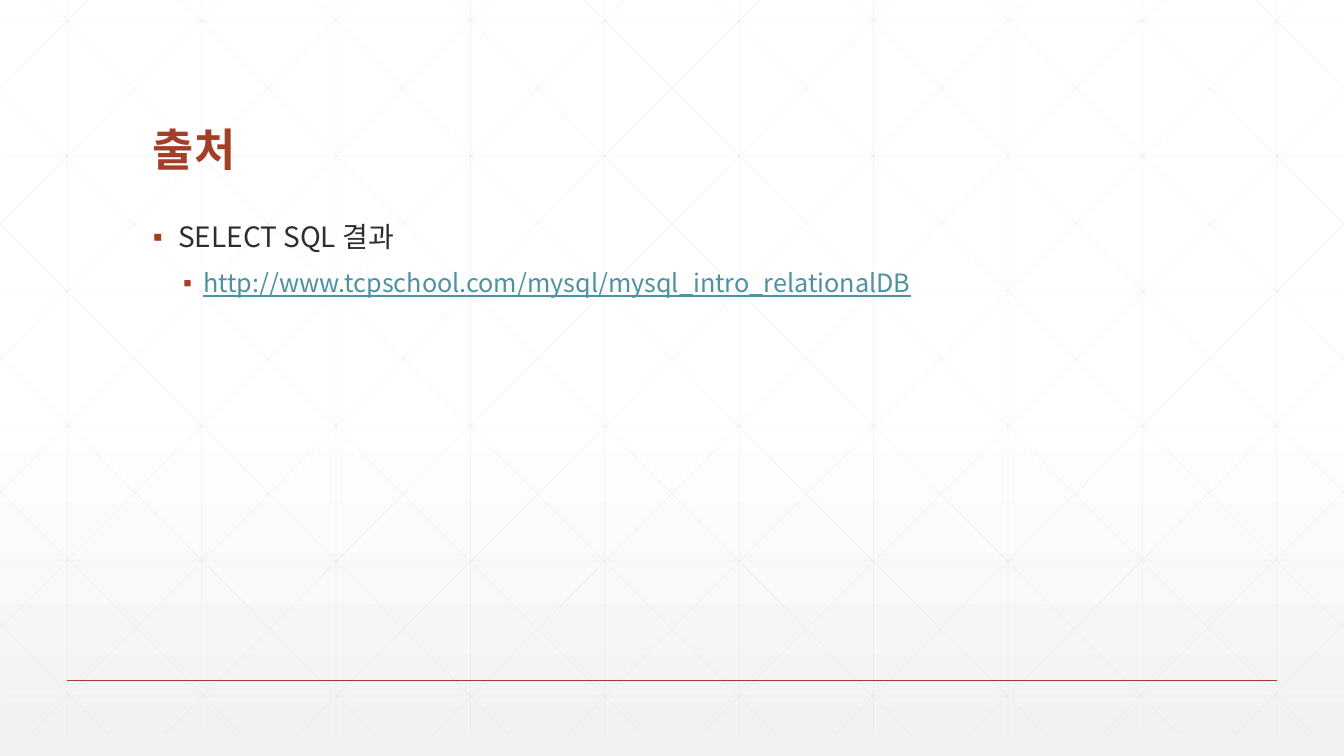
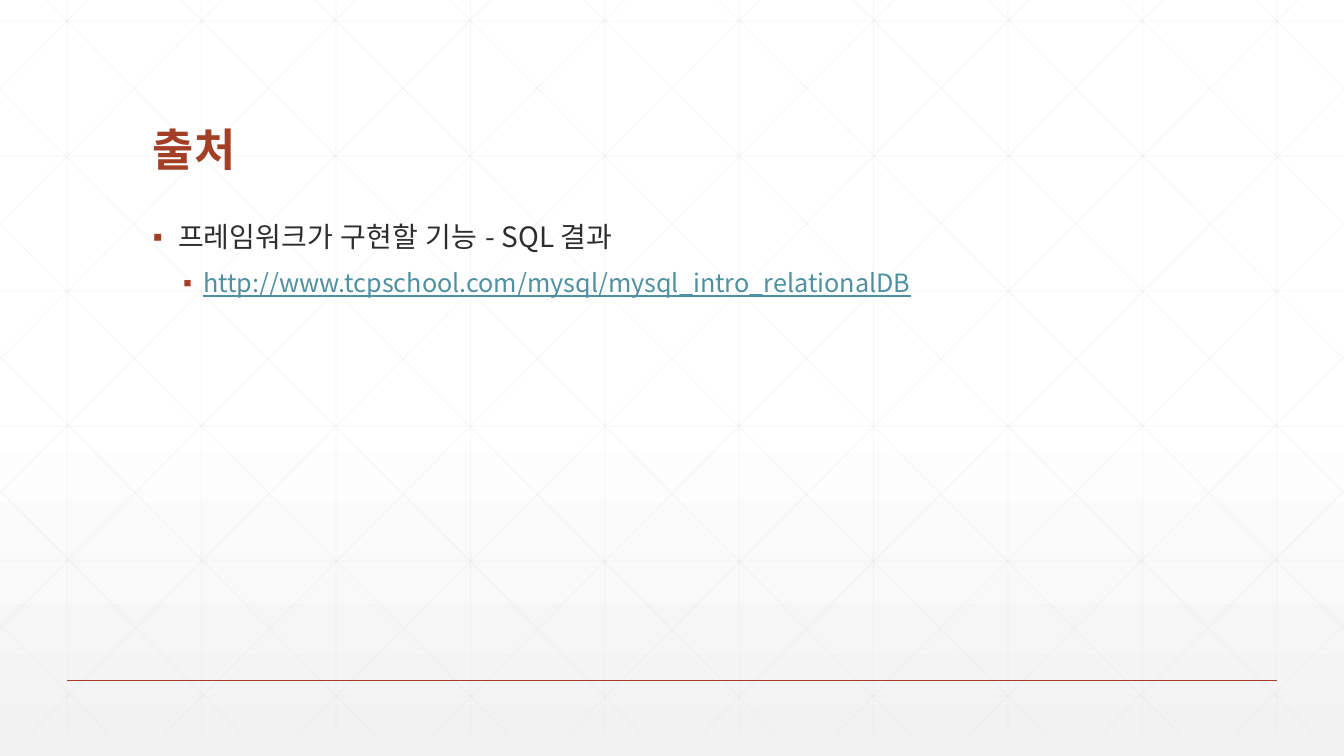
Before and after one commit to zeroshift01/code5, a slide deck: slide 12 of inflearn03/doc/교재.pptx (slide 9 before the commit). Drawn at 1344x756 pixels with LibreOffice and Linux fonts; fonts in the diff are those of the drawing. Boxes give left, top, right and bottom in pixels: in the first picture for what was removed or moved away, otherwise in the second. Text is boxed around its words. In the diff, an @@ line names an element or a change of style, - is before the commit and + after.

```diff
--- a/inflearn03/doc/교재.pptx
+++ b/inflearn03/doc/교재.pptx
@@ text at (178,223,613,252): text changed @@
-▪ SELECT SQL 결과
+▪ 프레임워크가 구현할 기능 - SQL 결과
```
Also in this commit, not shown: 6 other slides changed, 4 slides added, 1 slide removed, 18 other files.
